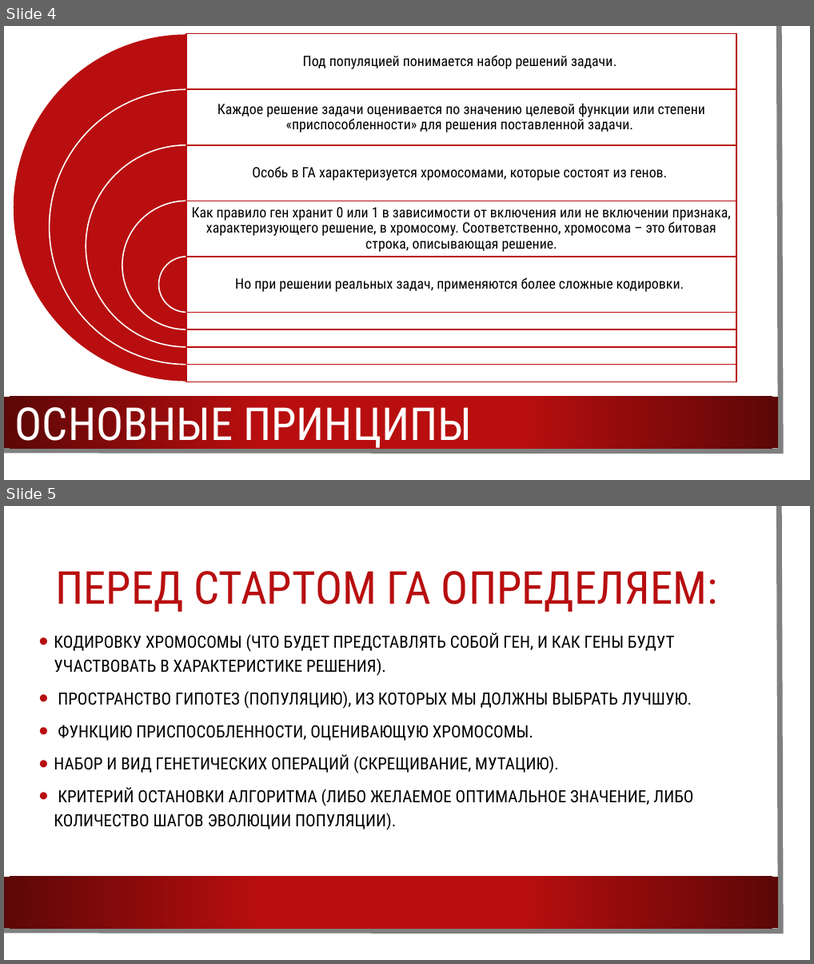
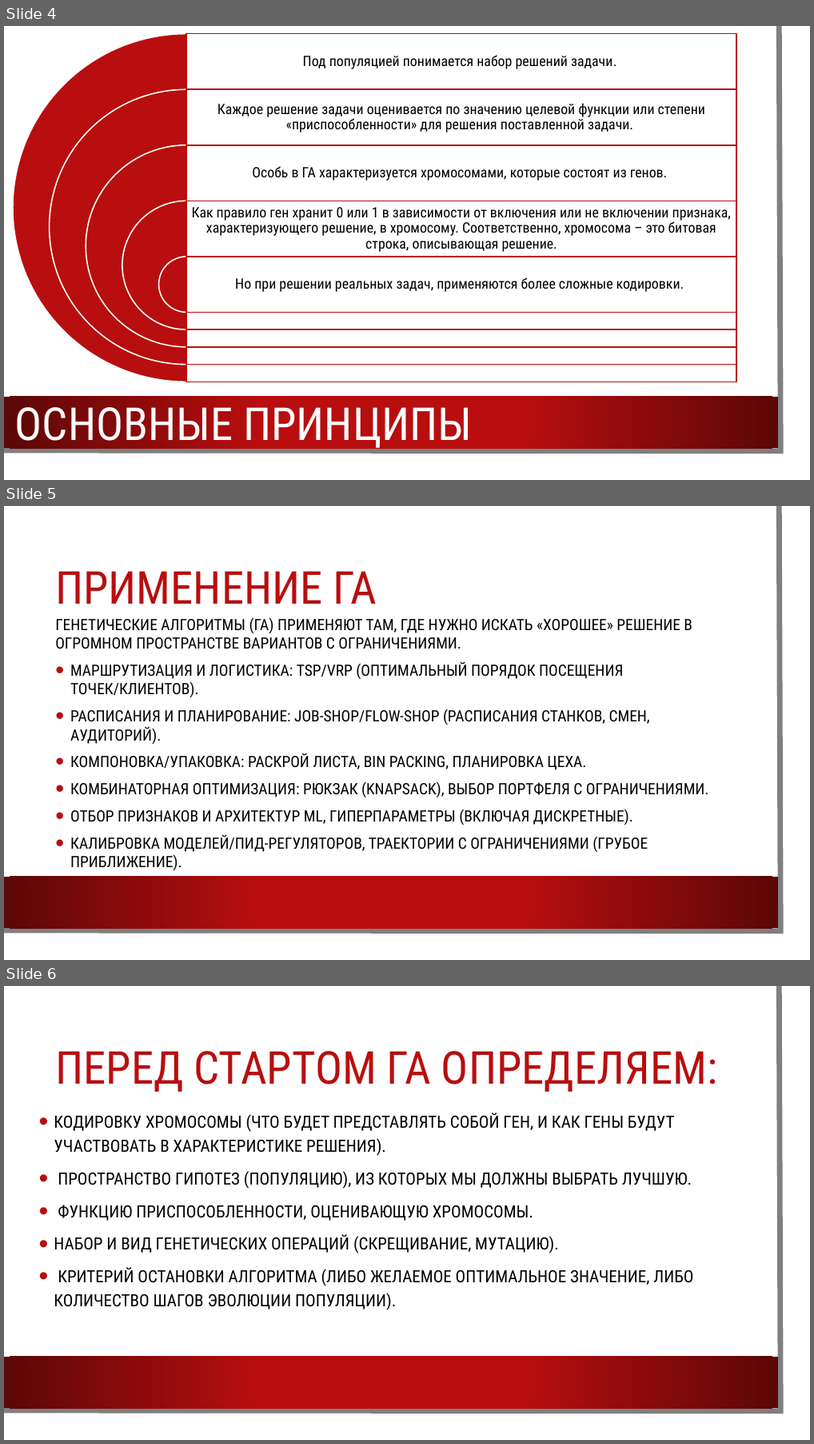
Before and after one commit to ulstu/ml, a slide deck: ml_course_ru/semester_2/lecture_01_genetic_algorithms/lec_01_genetic.pptx. Shown one above the other, each under a label of ours: slides 4 and 5 before the commit, slides 4, 5 and 6 after it. The pictures are 814x964 and 814x1444 pixels, drawn with LibreOffice and Linux fonts; fonts in the diff are those of the drawing; background and template pictures are left out. Boxes give left, top, right and bottom in pixels: in the first picture for what was removed or moved away, otherwise in the second. Text is boxed around its words. In the diff, an @@ line names an element or a change of style, - is before the commit and + after.

```diff
--- a/ml_course_ru/semester_2/lecture_01_genetic_algorithms/lec_01_genetic.pptx
+++ b/ml_course_ru/semester_2/lecture_01_genetic_algorithms/lec_01_genetic.pptx
@@ slide 5 added at <box>4,506,810,960</box>, background picture (left out); not listed: 3 template elements that a slide beside it also shows @@
@@ title added at <box>55,571,378,604</box>, 54 pt, text #B80E0F @@
+ПРИМЕНЕНИЕ ГА
@@ text added at <box>55,617,710,870</box>, 18.5 pt, text #000000 @@
+ГЕНЕТИЧЕСКИЕ АЛГОРИТМЫ (ГА) ПРИМЕНЯЮТ ТАМ, ГДЕ НУЖНО ИСКАТЬ «ХОРОШЕЕ» РЕШЕНИЕ В ОГРОМНОМ ПРОСТРАНСТВЕ ВАРИАНТОВ С ОГРАНИЧЕНИЯМИ.
+• МАРШРУТИЗАЦИЯ И ЛОГИСТИКА: TSP/VRP (ОПТИМАЛЬНЫЙ ПОРЯДОК ПОСЕЩЕНИЯ ТОЧЕК/КЛИЕНТОВ).
+• РАСПИСАНИЯ И ПЛАНИРОВАНИЕ: JOB-SHOP/FLOW-SHOP (РАСПИСАНИЯ СТАНКОВ, СМЕН, АУДИТОРИЙ).
+• КОМПОНОВКА/УПАКОВКА: РАСКРОЙ ЛИСТА, BIN PACKING, ПЛАНИРОВКА ЦЕХА.
+• КОМБИНАТОРНАЯ ОПТИМИЗАЦИЯ: РЮКЗАК (KNAPSACK), ВЫБОР ПОРТФЕЛЯ С ОГРАНИЧЕНИЯМИ.
+• ОТБОР ПРИЗНАКОВ И АРХИТЕКТУР ML, ГИПЕРПАРАМЕТРЫ (ВКЛЮЧАЯ ДИСКРЕТНЫЕ).
+• КАЛИБРОВКА МОДЕЛЕЙ/ПИД-РЕГУЛЯТОРОВ, ТРАЕКТОРИИ С ОГРАНИЧЕНИЯМИ (ГРУБОЕ ПРИБЛИЖЕНИЕ).
@@ what was slide 5 is now slide 6 @@
```
Also in this commit, not shown: 1 other slide added, 5 other files.
